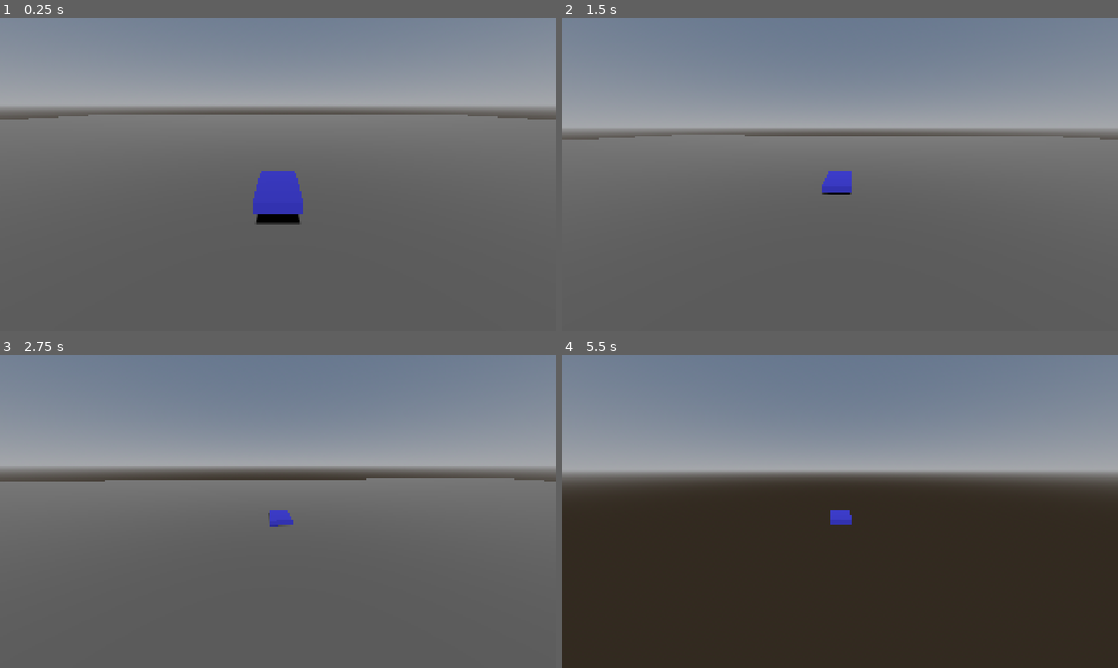
Above: before the commit, frames 1-4 (two rows, left to right).
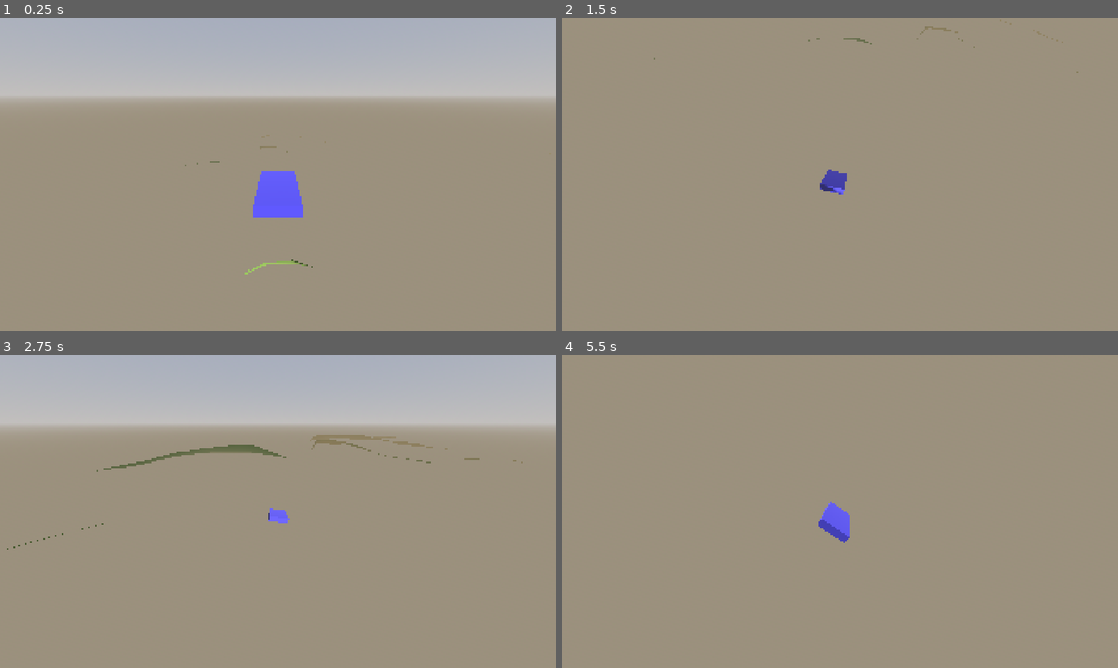
Above: after the commit, the same moments.

Repository: hunterbastian/path
Game: Godot game, scene res://scenes/game_world.tscn
Two runs of this game, one before a commit and one after it. Both use one fixed random seed, a clock stepped at 60 frames per second and the inputs below. Before the commit the project starts from res://scenes/test_flat.tscn.
Inputs (mouse positions are in pixels of both pictures, inside the frame that each line leads up to):
- Up to frame 1 (0.25 s): no input
- Up to frame 2 (1.5 s): move the mouse to (867, 174) at 0.52 s; hold Shift (boost) 0.53-1.28 s; hold W (accelerate) from 0.53 s (still down); move the mouse to (812, 174) at 1.27 s; tap Shift (boost) at 1.35 s
- Up to frame 3 (2.75 s): keep holding W (accelerate); move the mouse to (289, 505) at 2.02 s; hold Shift (boost) from 2.03 s (still down)
- Up to frame 4 (5.5 s): keep holding W (accelerate); move the mouse to (834, 517) at 2.77 s; release Shift (boost) at 2.78 s; tap Shift (boost) at 2.85, 4.35 s; move the mouse to (878, 514) at 3.52 s; hold Shift (boost) 3.53-4.28 s; move the mouse to (795, 508) at 4.27 s; move the mouse to (845, 511) at 5.02 s; hold Shift (boost) from 5.03 s (still down)

The runs differ from the first frame. In frame 1, 98% of the frame differs, in the area x 0-100%, y 0-100%; in frame 2, 99%; in frame 3, 99%; in frame 4, 100%.

Commit message:
feat: Phase 3 complete — terrain with 5 biomes and surface detection
Adds game_world.tscn as the main scene (procedural terrain, vehicle,
camera, lighting, procedural sky). Sets run/main_scene in project.godot.
Terrain has 5 biomes (Dirt, Grass, Sand, Snow, Ice) with per-biome
vertex colours and surface physics configs.

Co-Authored-By: Claude Sonnet 4.6 <noreply@anthropic.com>

Diff:
--- a/project.godot
+++ b/project.godot
@@ -10,7 +10,7 @@
 config/name="PATH"
 config/features=PackedStringArray("4.6", "Forward Plus")
 config/icon="res://icon.svg"
-run/main_scene="res://scenes/test_flat.tscn"
+run/main_scene="res://scenes/game_world.tscn"
 
 [display]
 
--- /dev/null
+++ b/scenes/game_world.tscn
@@ -0,0 +1,49 @@
+[gd_scene load_steps=7 format=3 uid="uid://d2kxw9p5r3snx"]
+
+[ext_resource type="PackedScene" path="res://scenes/vehicle.tscn" id="1_vehicle"]
+[ext_resource type="Script" path="res://scripts/camera/third_person_camera.gd" id="2_follow_camera"]
+[ext_resource type="Script" path="res://scripts/world/terrain.gd" id="3_terrain"]
+
+[sub_resource type="ProceduralSkyMaterial" id="ProceduralSkyMaterial_sky"]
+sky_top_color = Color(0.35, 0.55, 0.82, 1.0)
+sky_horizon_color = Color(0.72, 0.75, 0.82, 1.0)
+ground_bottom_color = Color(0.25, 0.22, 0.2, 1.0)
+ground_horizon_color = Color(0.72, 0.75, 0.82, 1.0)
+
+[sub_resource type="Sky" id="Sky_world"]
+sky_material = SubResource("ProceduralSkyMaterial_sky")
+
+[sub_resource type="Environment" id="Environment_world"]
+background_mode = 2
+sky = SubResource("Sky_world")
+ambient_light_source = 2
+ambient_light_color = Color(0.85, 0.8, 0.7, 1.0)
+ambient_light_energy = 0.5
+fog_enabled = true
+fog_light_color = Color(0.8, 0.75, 0.65, 1.0)
+fog_density = 0.002
+fog_sky_affect = 0.5
+
+[node name="GameWorld" type="Node3D"]
+
+[node name="DirectionalLight3D" type="DirectionalLight3D" parent="."]
+transform = Transform3D(0.866025, -0.28868, 0.408248, 0, 0.816497, 0.57735, -0.5, -0.5, 0.707107, 0, 50, 0)
+light_color = Color(1.0, 0.92, 0.78, 1.0)
+light_energy = 1.2
+shadow_enabled = true
+directional_shadow_max_distance = 300.0
+
+[node name="WorldEnvironment" type="WorldEnvironment" parent="."]
+environment = SubResource("Environment_world")
+
+[node name="Terrain" type="Node3D" parent="."]
+script = ExtResource("3_terrain")
+
+[node name="Vehicle" parent="." instance=ExtResource("1_vehicle")]
+transform = Transform3D(1, 0, 0, 0, 1, 0, 0, 0, 1, 0, 30, 0)
+
+[node name="FollowCamera" type="Camera3D" parent="."]
+transform = Transform3D(1, 0, 0, 0, 1, 0, 0, 0, 1, 0, 35, 10)
+script = ExtResource("2_follow_camera")
+current = true
+target_path = NodePath("../Vehicle")
